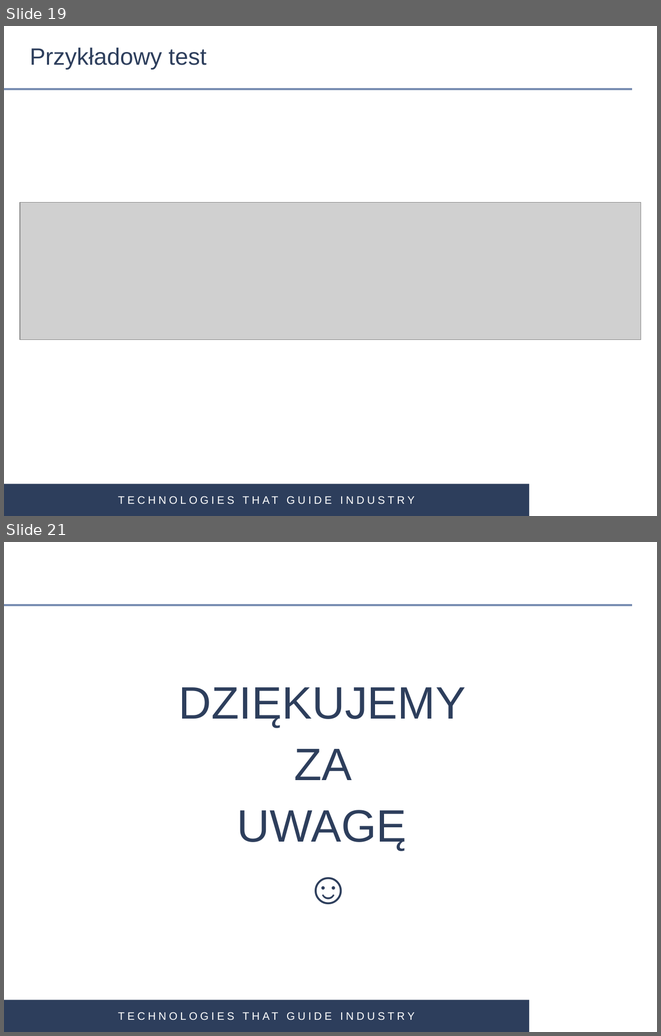
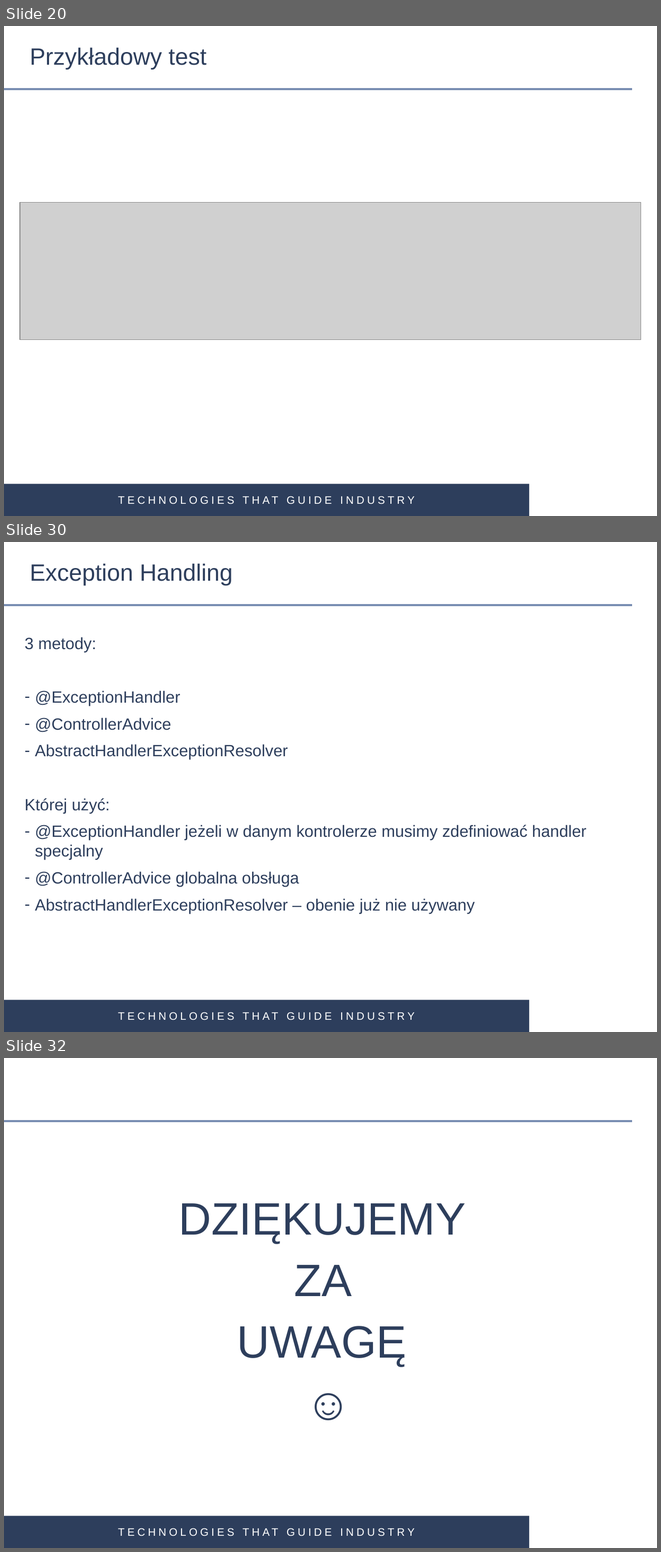
Before and after one commit to gardian91/SPRING_MVC-PSK, a slide deck: Spring MVC.pptx. Shown one above the other, each under a label of ours: slides 19 and 21 before the commit, slides 20, 30 and 32 after it; the slides between them are not shown. The pictures are 661x1036 and 661x1552 pixels, drawn with LibreOffice and Linux fonts; fonts in the diff are those of the drawing; grey boxes stand for pictures; background and template pictures are left out. Boxes give left, top, right and bottom in pixels: in the first picture for what was removed or moved away, otherwise in the second. Text is boxed around its words. In the diff, an @@ line names an element or a change of style, - is before the commit and + after.

```diff
--- a/Spring MVC.pptx
+++ b/Spring MVC.pptx
@@ slide 30 added at <box>4,542,657,1032</box>, background #FFFFFF; not listed: 3 template elements that a slide beside it also shows @@
@@ title added at <box>30,563,233,585</box>, 26 pt, text #2D3E5C @@
+Exception Handling
@@ text added at <box>25,637,586,913</box>, 18 pt, text #2D3E5C @@
+3 metody:
+– @ExceptionHandler
+– @ControllerAdvice
+– AbstractHandlerExceptionResolver
+Której użyć:
+– @ExceptionHandler jeżeli w danym kontrolerze musimy zdefiniować handler specjalny
+– @ControllerAdvice globalna obsługa
+– AbstractHandlerExceptionResolver – obenie już nie używany
@@ what was slide 19 is now slide 20 @@
@@ what was slide 21 is now slide 32 @@
```
Also in this commit, not shown: 5 slides changed, 11 other slides added, 1 slide removed, 12 other files.
